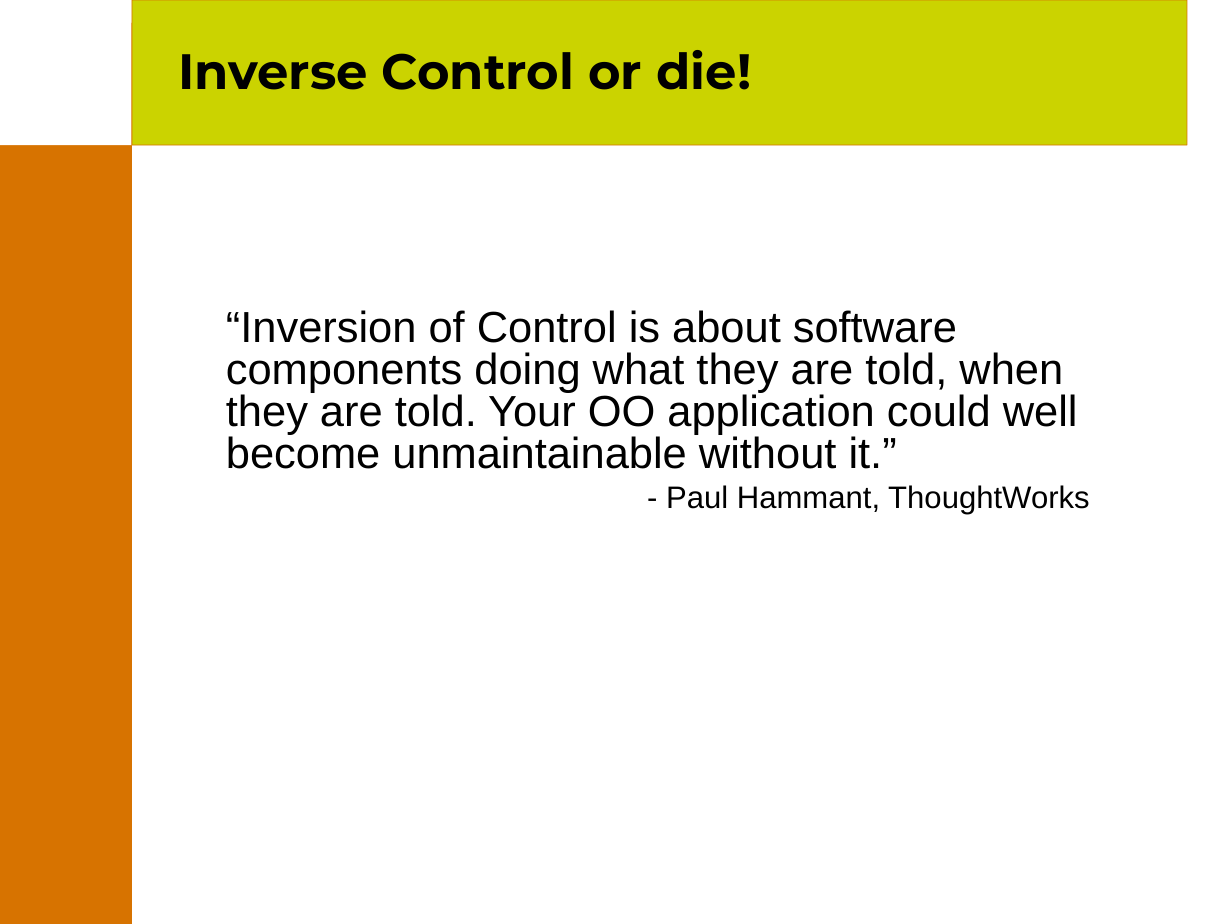
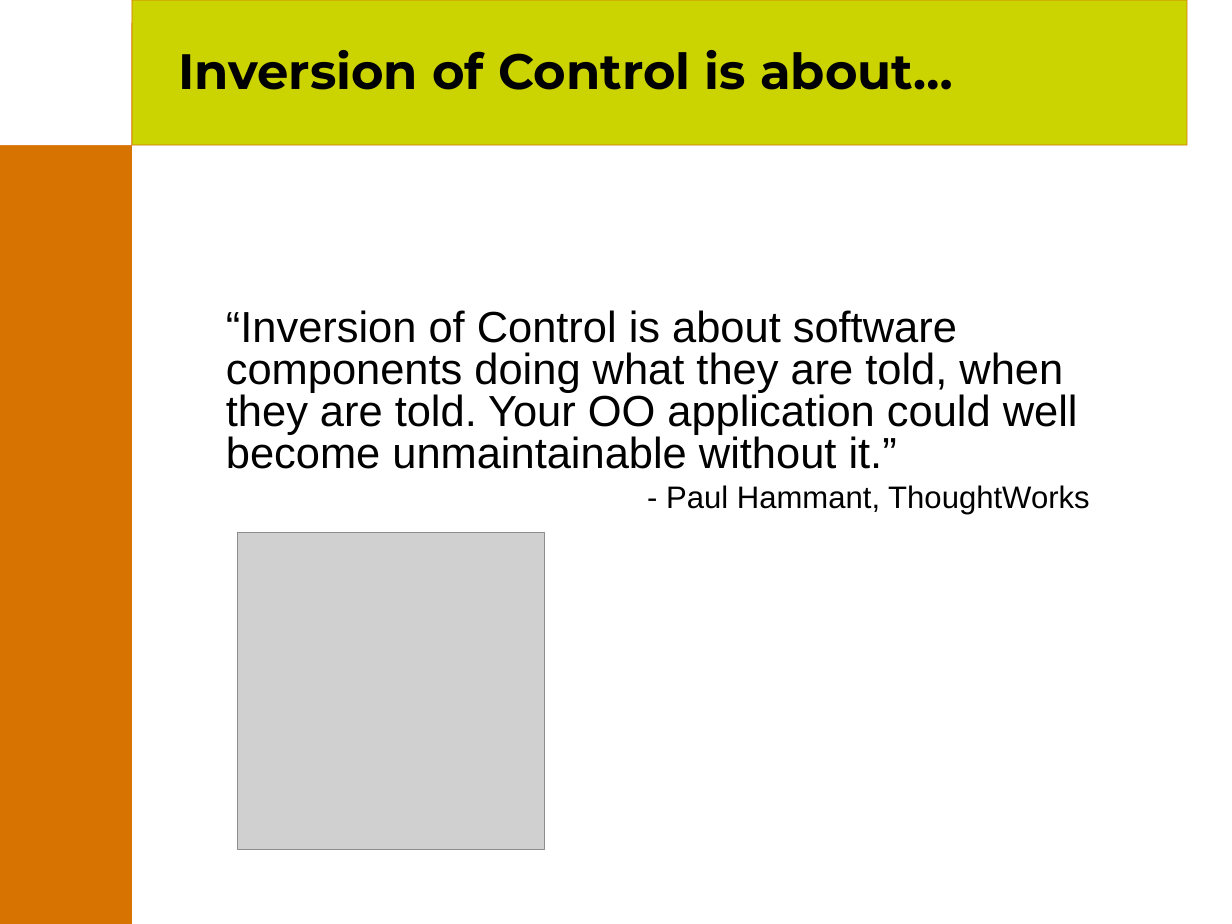
Before and after one commit to joehni/PicoContainer1-CVS, a slide deck: slide 5 of site/presentations/PicoContainer.ppt. Drawn at 1232x924 pixels with LibreOffice and Linux fonts; fonts in the diff are those of the drawing; grey boxes stand for pictures; background and template pictures are left out. Boxes give left, top, right and bottom in pixels: in the first picture for what was removed or moved away, otherwise in the second. Text is boxed around its words. In the diff, an @@ line names an element or a change of style, - is before the commit and + after.

```diff
--- a/site/presentations/PicoContainer.ppt
+++ b/site/presentations/PicoContainer.ppt
@@ title at (x1=178, y1=50, x2=953, y2=90): text changed @@
-Inverse Control or die!
+Inversion of Control is about…
@@ picture added at (x1=238, y1=532, x2=544, y2=850) @@
```
Also in this commit, not shown: 14 other slides changed, 4 slides added, 7 slides removed.
